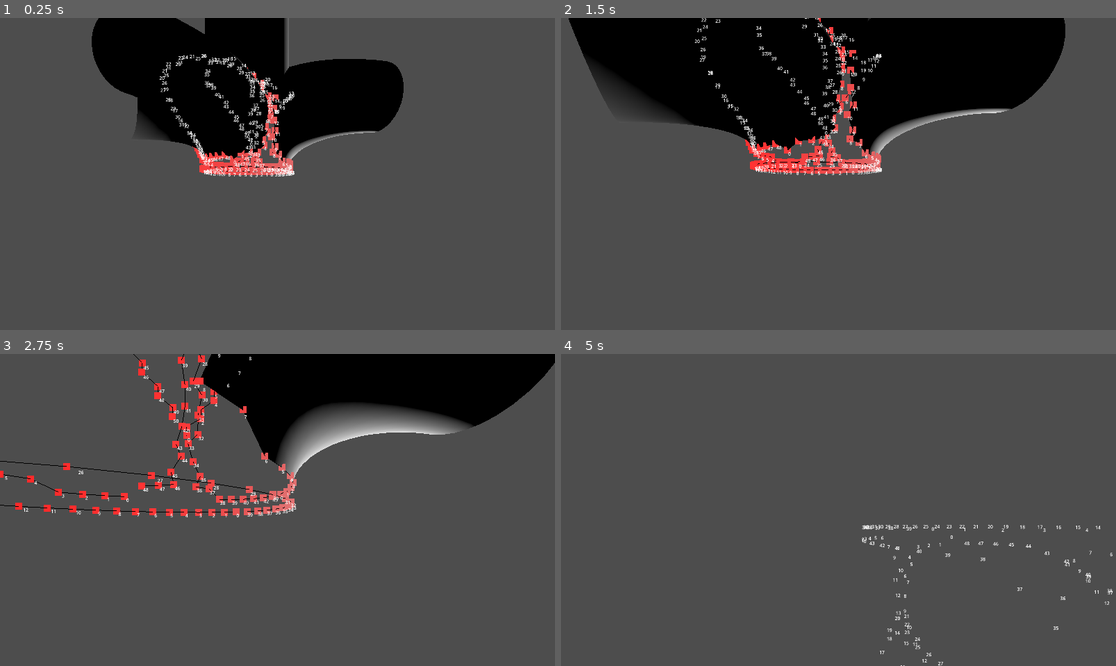
Above: before the commit, frames 1-4 (two rows, left to right).
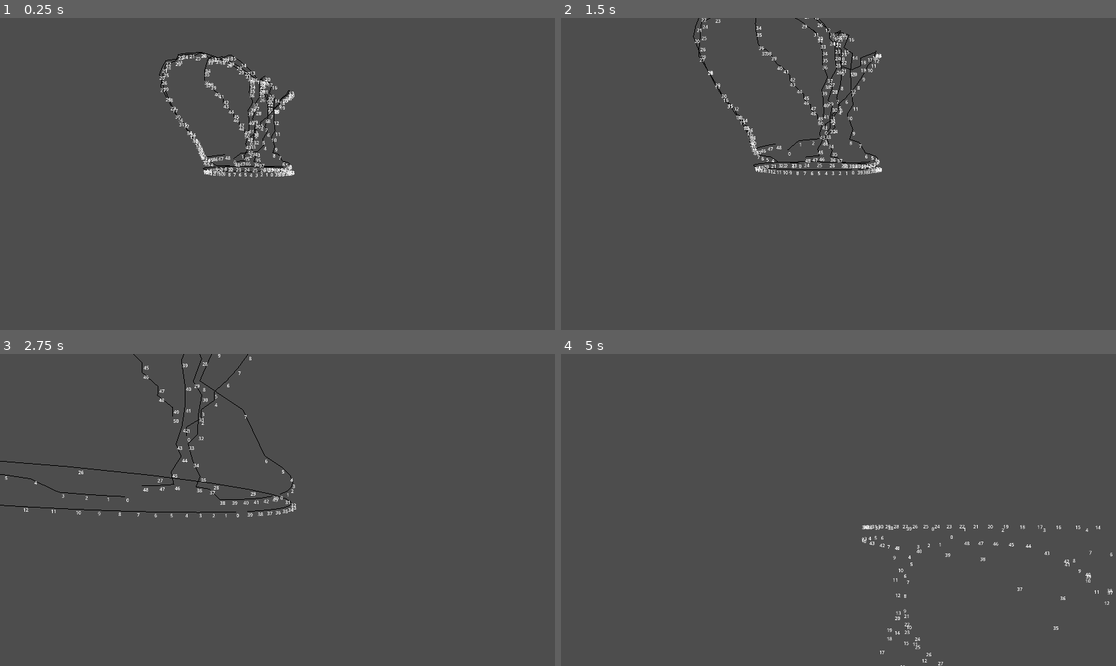
Above: after the commit, the same moments.

Repository: EpEpDragon/Modules
Game: Godot game, scene res://meshing_test.tscn
The game is run twice, just before and just after one commit, with the same random seed, the same clock (stepped at 60 frames per second) and the same inputs.
Inputs (mouse positions are in pixels of both pictures, inside the frame that each line leads up to):
- Up to frame 1 (0.25 s): no input
- Up to frame 2 (1.5 s): tap Enter at 0.5 s; move the mouse to (866, 174) at 0.52 s; hold W (move_forward) from 0.53 s (still down); move the mouse to (810, 174) at 1.27 s
- Up to frame 3 (2.75 s): keep holding W (move_forward); move the mouse to (288, 503) at 2.02 s
- Up to frame 4 (5 s): keep holding W (move_forward); move the mouse to (832, 516) at 2.77 s; move the mouse to (877, 513) at 3.52 s; move the mouse to (794, 506) at 4.27 s

The runs differ from the first frame. In frame 1, 18% of the frame differs, in the area x 16-73%, y 0-51%; in frame 2, 29%, in the area x 1-91%, y 0-50%; in frame 3, 16%; in frame 4, less than 0.1%.

Commit message:
properly added entry loop to vertex loop, still hacky tho

Diff:
--- a/TreeGen/meshing_test.gd
+++ b/TreeGen/meshing_test.gd
@@ -12,7 +12,7 @@
 var point_cloud2 = DebugDraw.new_point_cloud(Vector3.ZERO, 10, Color.RED)
 var point_cloud3 = DebugDraw.new_point_cloud(Vector3.ZERO, 10, Color.ORANGE)
 var labels = []
-var color_arr = [Color.RED, Color.GREEN, Color.YELLOW, Color.CYAN, Color.WHITE]
+var color_arr = [Color.RED, Color.GREEN, Color.BLUE, Color.YELLOW, Color.CYAN, Color.WHITE]
 var line_segment = DebugDraw.new_line_seg(Vector3(0,0,-5),Color.RED)
 
 var tim1 = Time.get_unix_time_from_system()
@@ -91,14 +91,19 @@
 
 			prev1 = s_pos1[s_i] # Previous disc position, use to calc normal
 			var p1 = gen_circle(s_pos1[s_i], r,n1,circ_res) # Points on current disc
-			# Add entry loop to edge loops
-			if c_i1 == 0 && s_i == 0:
-				entry_loop = p1
 
 			var use_point:Array[bool] = []
 			# Initialise flag array
 			for i in p1:
 				use_point.append(true)
+
+			var disc_points = []
+			disc_points.resize(p1.size())
+
+			# HACK Entry loop to edge loops, continues at bottom
+			if c_i1 == 0 && s_i == 0:
+				for i in range(p1.size()):
+					entry_loop = []+p1
 
 			# Check, and flag, points on current disc against spheres on all other branches
 			for c_i2 in range(curves.size()):
@@ -109,8 +114,6 @@
 						if is_point_in_sphere(p1[p_i],s_pos2[s_i2],r+padd):
 							use_point[p_i] = false
 
-			var disc_points = []
-			disc_points.resize(p1.size())
 			# Add points to disc based checks
 			for i in range(use_point.size()):
 				# Flag array check
@@ -121,6 +124,11 @@
 					index += 1
 			# Add disc to current branch
 			branches[c_i1].append([disc_points, use_point])
+
+	# HACK Entry loop finish
+	for i in range(entry_loop.size()):
+		verts.append(entry_loop[i])
+		entry_loop[i] = verts.size()-1
 
 	arr[Mesh.ARRAY_VERTEX] = verts
 	arr[Mesh.ARRAY_NORMAL] = normals
@@ -202,9 +210,10 @@
 
 	# Order loops
 	var loops_ordered = []
-	loops_ordered.resize(edge_loops.size()-1)
+	loops_ordered.resize(edge_loops.size())
+	loops_ordered[0] = edge_loops[0]
 	for l in range(edge_loops.size()-1):
-		loops_ordered[l-1] = order_loop(edge_loops[l+1], arr)
+		loops_ordered[l+1] = order_loop(edge_loops[l+1], arr)
 	var l = loops_ordered[0]
 	print(loops_ordered)
 
@@ -229,19 +238,20 @@
 #		indices.append(l_close[p_close_i])
 #		indices.append(l_close[p_close_i+1])
 
+#	merge_loops(loops_ordered, arr)
 	######## DEBUG #########
 	var debug_edge_loops = []
 	#	point_cloud2.add_points(arr[Mesh.ARRAY_VERTEX][edge_loops[0]])
 	debug_edge_loops.append(DebugDraw.new_line_seg(Vector3.ZERO, color_arr[0]))
-	for p_i in range(edge_loops[0].size()):
-			var pos = edge_loops[0][p_i]
-			labels.append(DebugDraw.new_label(str(p_i),pos,$Camera))
-			point_cloud2.add_point(pos)
-			debug_edge_loops[-1].add_point(pos)
-	#	debug_edge_loops[-1].add_points(arr[Mesh.ARRAY_VERTEX][edge_loops[0]])
-	debug_edge_loops[-1].construct()
+#	for p_i in range(edge_loops[0].size()):
+#			var pos = edge_loops[0][p_i]
+#			labels.append(DebugDraw.new_label(str(p_i),pos,$Camera))
+#			point_cloud2.add_point(pos)
+#			debug_edge_loops[-1].add_point(pos)
+#	#	debug_edge_loops[-1].add_points(arr[Mesh.ARRAY_VERTEX][edge_loops[0]])
+#	debug_edge_loops[-1].construct()
 	for l_i in range(loops_ordered.size()):
-		debug_edge_loops.append(DebugDraw.new_line_seg(Vector3.ZERO, color_arr[l_i+1]))
+		debug_edge_loops.append(DebugDraw.new_line_seg(Vector3.ZERO, color_arr[l_i]))
 		for p_i in range(loops_ordered[l_i].size()):
 			var pos = arr[Mesh.ARRAY_VERTEX][loops_ordered[l_i][p_i]]
 			labels.append(DebugDraw.new_label(str(p_i),pos,$Camera))
@@ -251,16 +261,16 @@
 	########################
 
 	# Mesh
-	arr[Mesh.ARRAY_INDEX] = indices
-	point_cloud.add_points(arr[Mesh.ARRAY_VERTEX])
-#	point_cloud.construct()
-	point_cloud2.construct()
-#	point_cloud3.construct()
-#	debug_line.construct()
-	mesh.add_surface_from_arrays(Mesh.PRIMITIVE_TRIANGLES,arr)
-	mesh_inst.set_mesh(mesh)
-#	ResourceSaver.save("res://TestMesh.", mesh)
-	add_child(mesh_inst)
+#	arr[Mesh.ARRAY_INDEX] = indices
+#	point_cloud.add_points(arr[Mesh.ARRAY_VERTEX])
+##	point_cloud.construct()
+#	point_cloud2.construct()
+##	point_cloud3.construct()
+##	debug_line.construct()
+#	mesh.add_surface_from_arrays(Mesh.PRIMITIVE_TRIANGLES,arr)
+#	mesh_inst.set_mesh(mesh)
+##	ResourceSaver.save("res://TestMesh.", mesh)
+#	add_child(mesh_inst)
 	var tim2 = Time.get_unix_time_from_system()
 	print("generate_mesh: " + str((tim2-tim1)*1000) + "ms")
 
@@ -287,6 +297,37 @@
 	return ordered_loop
 
 
+func merge_loops(loops, arr):
+	var merged_loops = [] + loops # Value copy
+	# Iterate existing loops
+	for l_i in range(loops.size()):
+		merged_loops.append([])
+		# Iterate points in loop
+		for p_i in range(loops[l_i].size()):
+			var short = INF
+			var sp_i
+			var merge_vert
+			# Iterate through other loops
+			for lc_i in range(merged_loops.size()-l_i):
+				# Iterate points
+				for pc_i in range(merged_loops[lc_i+l_i].size()):
+					# Compare points, check that it is not in current loop (because of merge)
+					if !loops[l_i].has(merged_loops[lc_i+l_i][pc_i]):
+						var dist = arr[Mesh.ARRAY_VERTEX][loops[l_i][p_i]].distance_squared_to(arr[Mesh.ARRAY_VERTEX][merged_loops[lc_i+l_i][pc_i]])
+						if dist < short:
+							short = dist
+							sp_i = [lc_i+l_i, pc_i]
+			merge_vert = (arr[Mesh.ARRAY_VERTEX][loops[l_i][p_i]] - arr[Mesh.ARRAY_VERTEX][merged_loops[sp_i[0]][sp_i[1]]])/2 + arr[Mesh.ARRAY_VERTEX][merged_loops[sp_i[0]][sp_i[1]]]
+			# Add merge point to verts
+			arr[Mesh.ARRAY_VERTEX].append(merge_vert)
+			# Add merge point to merged loops
+			merged_loops[-1].append(arr[Mesh.ARRAY_VERTEX].size()-1)
+			# Change reference in both loops to merge point
+#			loops[l_i][p_i] = arr[Mesh.ARRAY_VERTEX].size()-1
+#			loops[sp_i[0]][sp_i[1]] = arr[Mesh.ARRAY_VERTEX].size()-1
+	return merged_loops
+
+
 func is_point_in_sphere(p_pos, s_pos, r):
 	return (p_pos - s_pos).length() < r
 
@@ -294,7 +335,7 @@
 func gen_circle(pos:Vector3, r:float, n:Vector3, res:int):
 	var rot = 0
 	var step = PI/2/res
-	var points:PackedVector3Array = []
+	var points = []
 	var point = (Vector3.UP).cross(n).cross(n)
 	if (point == Vector3.ZERO): point = r*Vector3.FORWARD #will need info to align this correctly
 	else: point *=  r/point.length()
